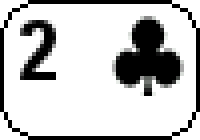
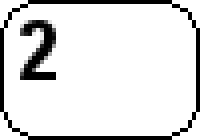
Layers edited between the first and the second 200×140 image:
removed layer "Suit" over [112, 16, 184, 96]
renamed "Background" to "2", painted on it over [112, 16, 184, 96]
renamed "Transparent" to "02c.gif", painted on it over [112, 16, 184, 96]
